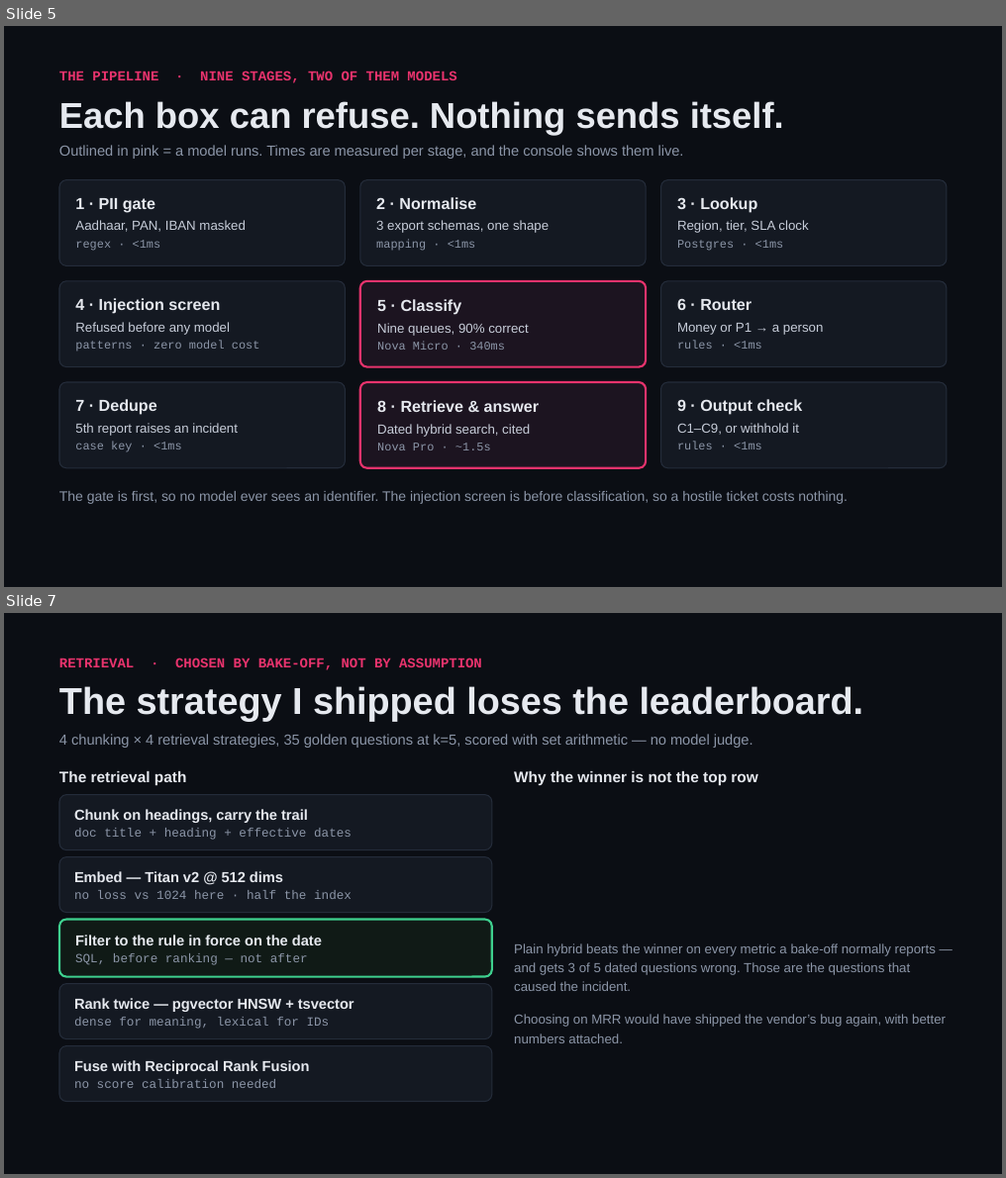
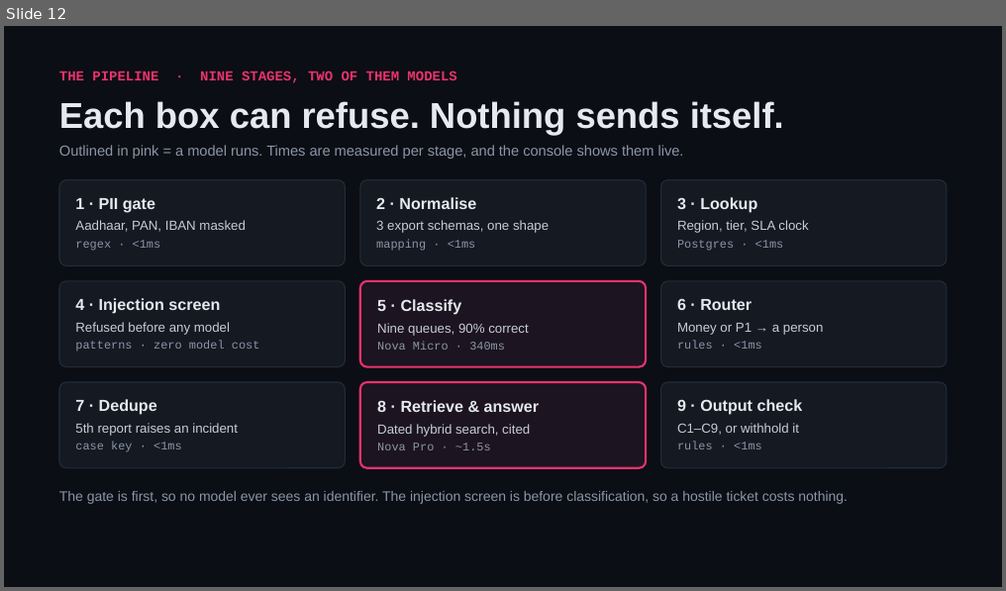
Before and after one commit to shivam-25/ramco-payce-pilot, a slide deck: docs/deck/ramco-payce-pilot.pptx. Shown one above the other, each under a label of ours: slides 5 and 7 before the commit, slide 12 after it; the slides between them are not shown. The pictures are 1006x1178 and 1006x591 pixels, drawn with LibreOffice and Linux fonts; fonts in the diff are those of the drawing. Boxes give left, top, right and bottom in pixels: in the first picture for what was removed or moved away, otherwise in the second. Text is boxed around its words. In the diff, an @@ line names an element or a change of style, - is before the commit and + after.

```diff
--- a/docs/deck/ramco-payce-pilot.pptx
+++ b/docs/deck/ramco-payce-pilot.pptx
@@ slide 7 removed at (x1=4, y1=613, x2=1002, y2=1174), background #0B0E14 @@
@@ text removed at (x1=59, y1=658, x2=482, y2=670) @@
-RETRIEVAL · CHOSEN BY BAKE-OFF, NOT BY ASSUMPTION
@@ text removed at (x1=59, y1=686, x2=864, y2=721) @@
-The strategy I shipped loses the leaderboard.
@@ text removed at (x1=59, y1=734, x2=753, y2=748) @@
-4 chunking × 4 retrieval strategies, 35 golden questions at k=5, scored with set arithmetic — no model judge.
@@ text removed at (x1=59, y1=771, x2=187, y2=785) @@
-The retrieval path
@@ text removed at (x1=514, y1=771, x2=757, y2=785) @@
-Why the winner is not the top row
@@ rounded rectangle removed at (x1=59, y1=794, x2=492, y2=851) @@
@@ text removed at (x1=74, y1=809, x2=308, y2=823) @@
-Chunk on headings, carry the trail
@@ text removed at (x1=74, y1=828, x2=351, y2=840) @@
-doc title + heading + effective dates
@@ rounded rectangle removed at (x1=59, y1=858, x2=492, y2=913) @@
@@ text removed at (x1=74, y1=871, x2=283, y2=882) @@
-Embed — Titan v2 @ 512 dims
@@ text removed at (x1=74, y1=890, x2=351, y2=899) @@
-no loss vs 1024 here · half the index
@@ rounded rectangle removed at (x1=59, y1=919, x2=492, y2=977) @@
@@ text removed at (x1=75, y1=935, x2=322, y2=946) @@
-Filter to the rule in force on the date
@@ text removed at (x1=75, y1=954, x2=308, y2=965) @@
-SQL, before ranking — not after
@@ text removed at (x1=514, y1=944, x2=936, y2=991) @@
-Plain hybrid beats the winner on every metric a bake-off normally reports — and gets 3 of 5 dated questions wrong. Those are the questions that caused the incident.
@@ rounded rectangle removed at (x1=59, y1=984, x2=492, y2=1040) @@
@@ text removed at (x1=74, y1=998, x2=354, y2=1012) @@
-Rank twice — pgvector HNSW + tsvector
@@ text removed at (x1=74, y1=1017, x2=330, y2=1029) @@
-dense for meaning, lexical for IDs
@@ text removed at (x1=514, y1=1014, x2=945, y2=1044) @@
-Choosing on MRR would have shipped the vendor’s bug again, with better numbers attached.
@@ rounded rectangle removed at (x1=59, y1=1046, x2=492, y2=1102) @@
@@ text removed at (x1=74, y1=1060, x2=310, y2=1074) @@
-Fuse with Reciprocal Rank Fusion
@@ text removed at (x1=74, y1=1079, x2=276, y2=1088) @@
-no score calibration needed
@@ what was slide 5 is now slide 12 @@
```
Also in this commit, not shown: 1 slide changed, 4 slides added, 21 other files.
